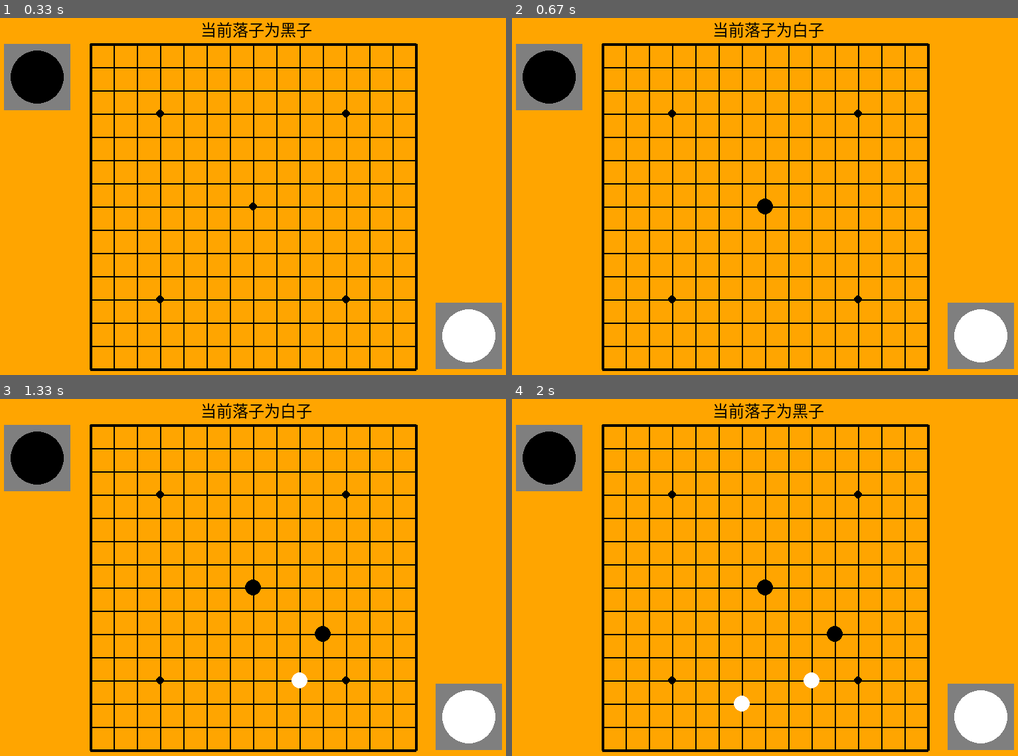
Above: before the commit, frames 1-4 (two rows, left to right).
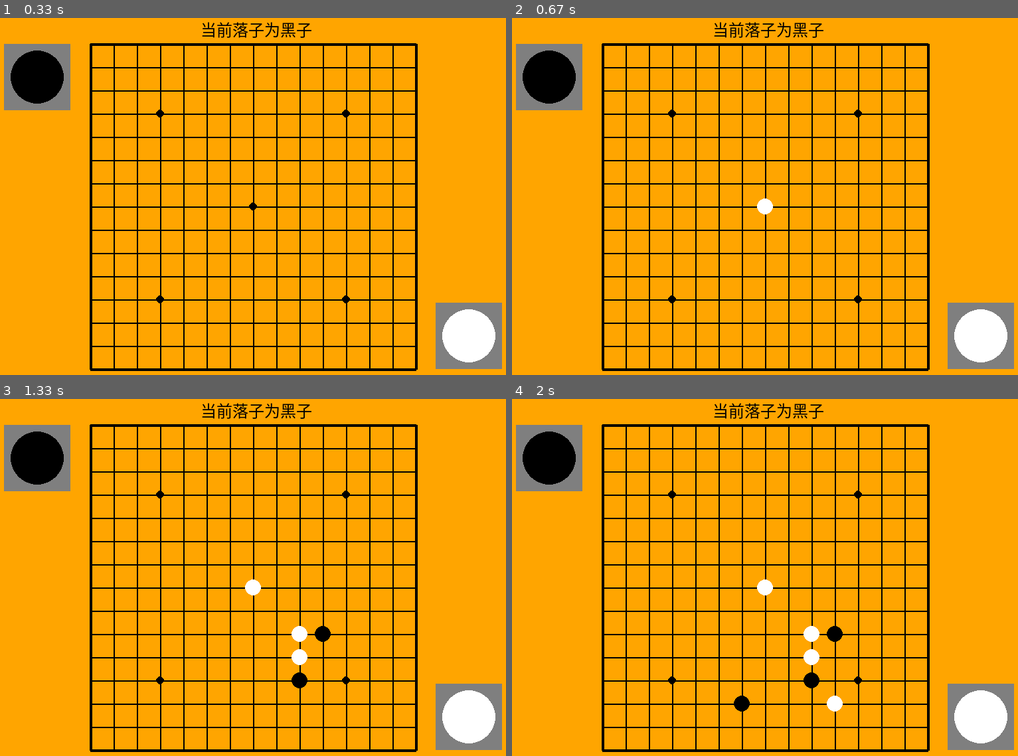
Above: after the commit, the same moments.

Repository: seancheng33/PygameProject
Game: pygame game, started from gobang/gobang.py
Same seed, same stepped clock (60 frames per second), same inputs: the game is played once before the commit and once after it.
Inputs (mouse positions are in pixels of both pictures, inside the frame that each line leads up to):
- Up to frame 1 (0.33 s): no input
- Up to frame 2 (0.67 s): click (770, 207) at 0.38 s
- Up to frame 3 (1.33 s): click (308, 677) at 0.72 s; click (318, 620) at 1.05 s
- Up to frame 4 (2 s): click (744, 691) at 1.38 s

Frame 1 is identical in both runs. In frame 2, 0.2% of the frame differs, in the area x 48-59%, y 1-56%; in frame 3, 0.5%; in frame 4, 0.6%, in the area x 43-66%, y 50-88%.

Commit message:
ai算法完善

Diff:
--- a/gobang/gobang.py
+++ b/gobang/gobang.py
@@ -75,14 +75,68 @@
     return point
 
 
-def ai_scan(chess_array):
+def ai_scan(chess_array, row, col):
     put_point = [[[0, 0] for _ in range(15)] for _ in range(15)]
     for j in range(15):
         for i in range(15):
             put_point[i][j] = check_put_point(chess_array, i, j)
-    print(put_point)
-
-    # return row, col
+    # print(put_point)
+
+    # 统计出进攻和防守的数值
+    att_dict = {}
+    def_dict = {}
+    for j in range(15):
+        for i in range(15):
+            attack = put_point[i][j][1]
+            defense = put_point[i][j][0]
+
+            att_dict[attack] = att_dict.get(attack, [])
+            att_dict[attack].append([i, j])
+            def_dict[defense] = def_dict.get(defense, [])
+            def_dict[defense].append([i, j])
+
+    # 得出进攻和防守的最大值
+    att_max = 0
+    def_max = 0
+    for i in att_dict.keys():
+        if i > att_max:
+            att_max = i
+    for i in def_dict:
+        if i > def_max:
+            def_max = i
+
+    # print(att_dict[att_max])
+    # print(def_dict[def_max])
+
+    # 根据不同的数值，判断是要采取什么策略
+    if att_max < def_max:
+        position = att_dict[att_max]
+    else:
+        position = def_dict[att_max]
+    # print(position)
+
+    # 计算出对方最后一步落子的位置，然后选取与该落子距离最近的可以落子的位置落子
+    pos_x = 0
+    pos_y = 0
+    tmp = 1000
+    for x, y in position:
+        if x == 0:
+            tmpx = 7
+        if y == 0:
+            tmpy = 7
+        else:
+            tmpx = abs(row - x)
+            tmpy = abs(col - y)
+
+        if tmpx + tmpy < tmp:
+            tmp = tmpx + tmpy
+            pos_x = x
+            pos_y = y
+        print('原始', x, y)
+        print('计算后', tmpx, tmpy)
+    print(pos_x, pos_y)
+
+    return pos_x, pos_y
 
 
 def draw_chess(screen, chess_color, posx, posy):
@@ -202,7 +256,7 @@
 def main():
     pygame.init()
     screen = pygame.display.set_mode((800, 600))
-    pygame.display.set_caption('五子棋(GoBang) version 0.9 --Program by Sean Cheng')
+    pygame.display.set_caption('五子棋(GoBang) version 0.15 --Program by Sean Cheng')
 
     FONTPATH = WINFONT
     win_font = pygame.font.Font(FONTPATH, 120)
@@ -254,25 +308,25 @@
                             win_str = '黑子 胜!'
                             iswin = True
                         isblack = False
-                        ai_scan(chess_array)
-                    else:
-                        # 设定白子在数组中的数值为2
-                        chess_array[row][col] = 2
-                        if game_win(chess_array, row, col):
-                            win_str = '白子 胜!'
-                            iswin = True
-                        isblack = True
-                        ai_scan(chess_array)
-
-
-        # if not iswin and not isblack:
-        #     x, y = ai_scan(chess_array, row, col)
-        #     # 设定白子在数组中的数值为2
-        #     chess_array[x][y] = 2
-        #     if game_win(chess_array, x, y):
-        #         win_str = 'white win!'
-        #         iswin = True
-        #     isblack = True
+                        ai_scan(chess_array, row, col)
+                    # else:
+                    #     # 设定白子在数组中的数值为2
+                    #     chess_array[row][col] = 2
+                    #     if game_win(chess_array, row, col):
+                    #         win_str = '白子 胜!'
+                    #         iswin = True
+                    #     isblack = True
+                    #     ai_scan(chess_array, row, col)
+
+
+        if not iswin and not isblack:
+            x, y = ai_scan(chess_array, row, col)
+            # 设定白子在数组中的数值为2
+            chess_array[x][y] = 2
+            if game_win(chess_array, x, y):
+                win_str = 'white win!'
+                iswin = True
+            isblack = True
 
         # 如果游戏胜利，就显示胜利的画面
         if iswin:
Not shown, changed: gobang/readme.md
